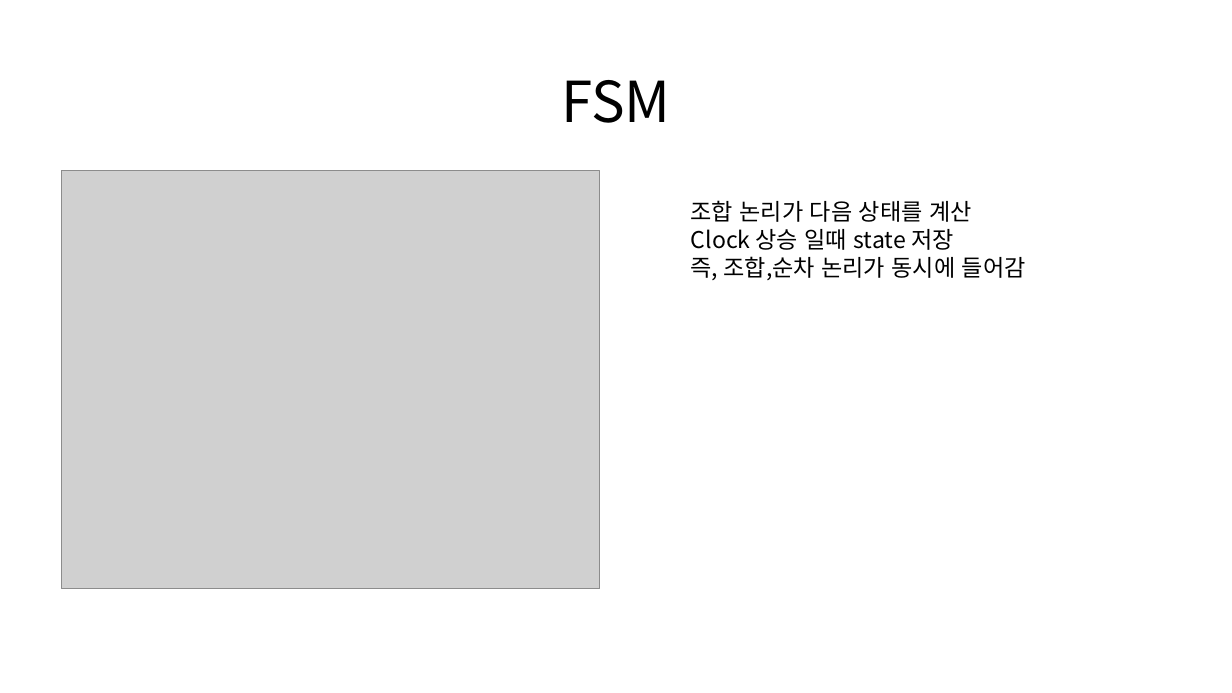
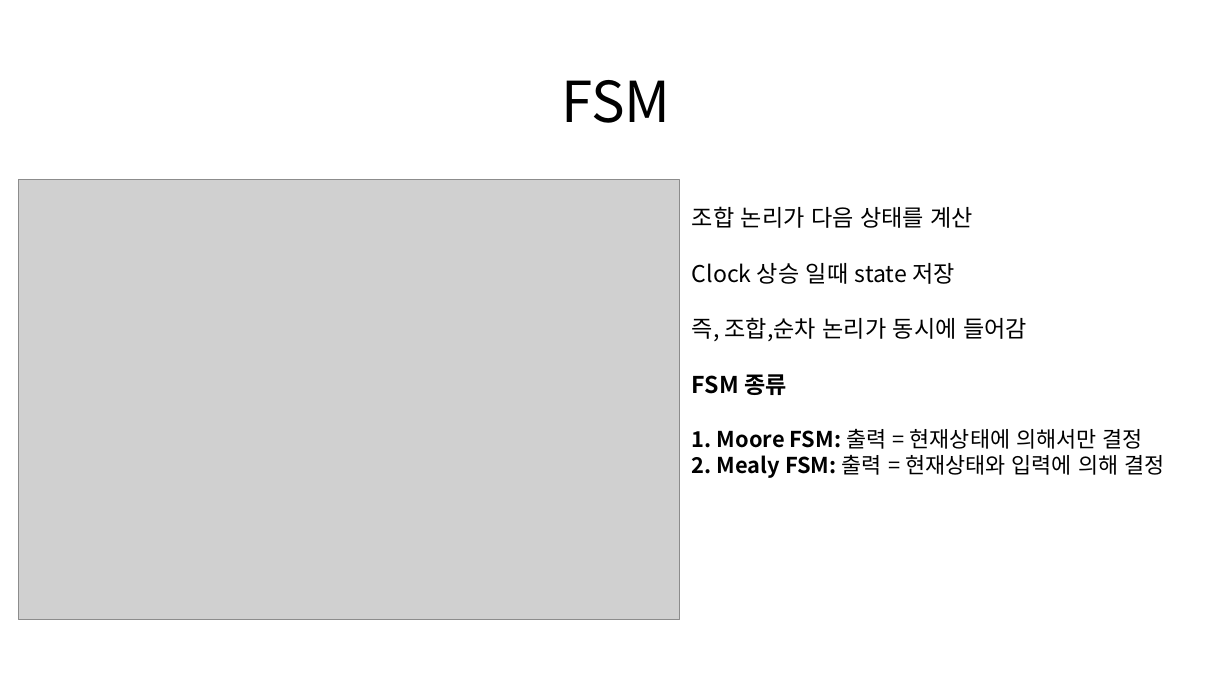
Before and after one commit to HwanSik0513/Basic_SoC_implementation, a slide deck: slide 12 of 방학 과제.pptx (slide 13 before the commit). Drawn at 1232x693 pixels with LibreOffice and Linux fonts; fonts in the diff are those of the drawing; grey boxes stand for pictures. Boxes give left, top, right and bottom in pixels: in the first picture for what was removed or moved away, otherwise in the second. Text is boxed around its words. In the diff, an @@ line names an element or a change of style, - is before the commit and + after.

```diff
--- a/방학 과제.pptx
+++ b/방학 과제.pptx
@@ picture: place and size @@
-picture at bbox=[61, 171, 600, 590]
+picture at bbox=[18, 180, 679, 620]
@@ text at bbox=[692, 374, 1165, 478]: paragraphs added @@
+FSM 종류
+1. Moore FSM: 출력 = 현재상태에 의해서만 결정
+2. Mealy FSM: 출력 = 현재상태와 입력에 의해 결정
```
Also in this commit, not shown: 1 other slide changed, 1 slide removed.
